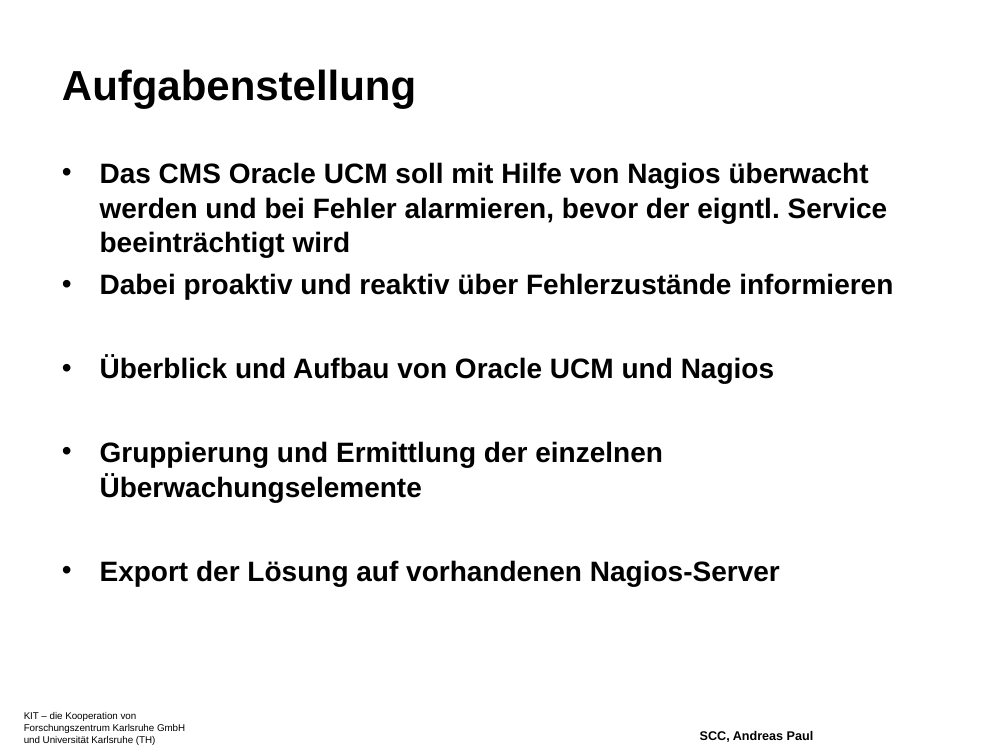
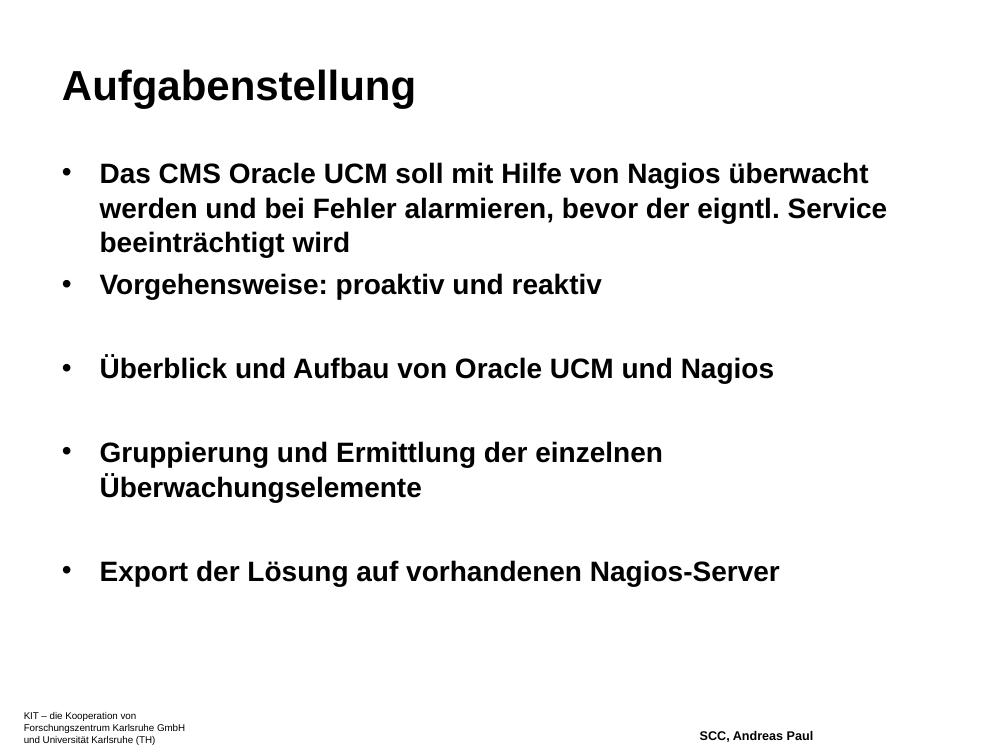
Before and after one commit to xorpaul/bachelorthesis-nagios, a slide deck: slide 4 of ppt/bachthesis-präsi-10-Aug-2009.odp. Drawn at 1008x756 pixels with LibreOffice and Linux fonts; fonts in the diff are those of the drawing; background and template pictures are left out. Boxes give left, top, right and bottom in pixels: in the first picture for what was removed or moved away, otherwise in the second. Text is boxed around its words. In the diff, an @@ line names an element or a change of style, - is before the commit and + after.

```diff
--- a/ppt/bachthesis-präsi-10-Aug-2009.odp
+++ b/ppt/bachthesis-präsi-10-Aug-2009.odp
@@ text at (100,273,602,300): text changed @@
-• Dabei proaktiv und reaktiv über Fehlerzustände informieren
+• Vorgehensweise: proaktiv und reaktiv
```
Also in this commit, not shown: 4 other slides changed, 1 slide added, 15 other files.
